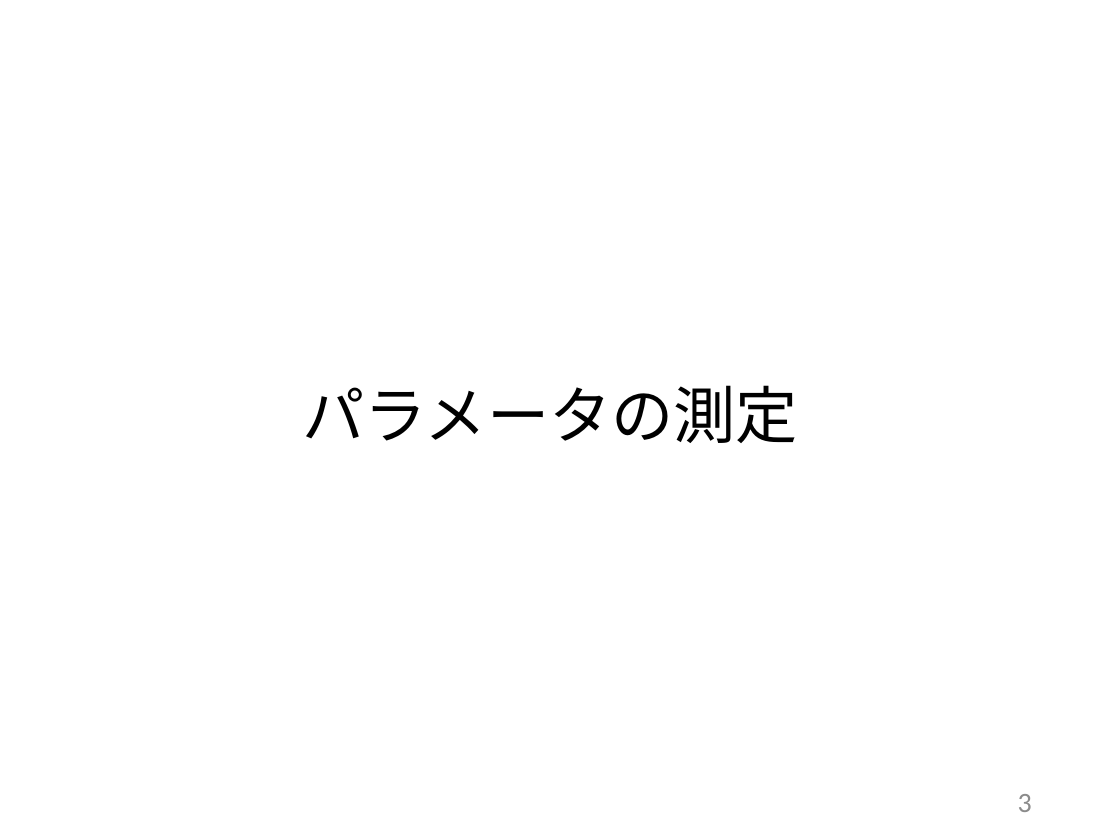
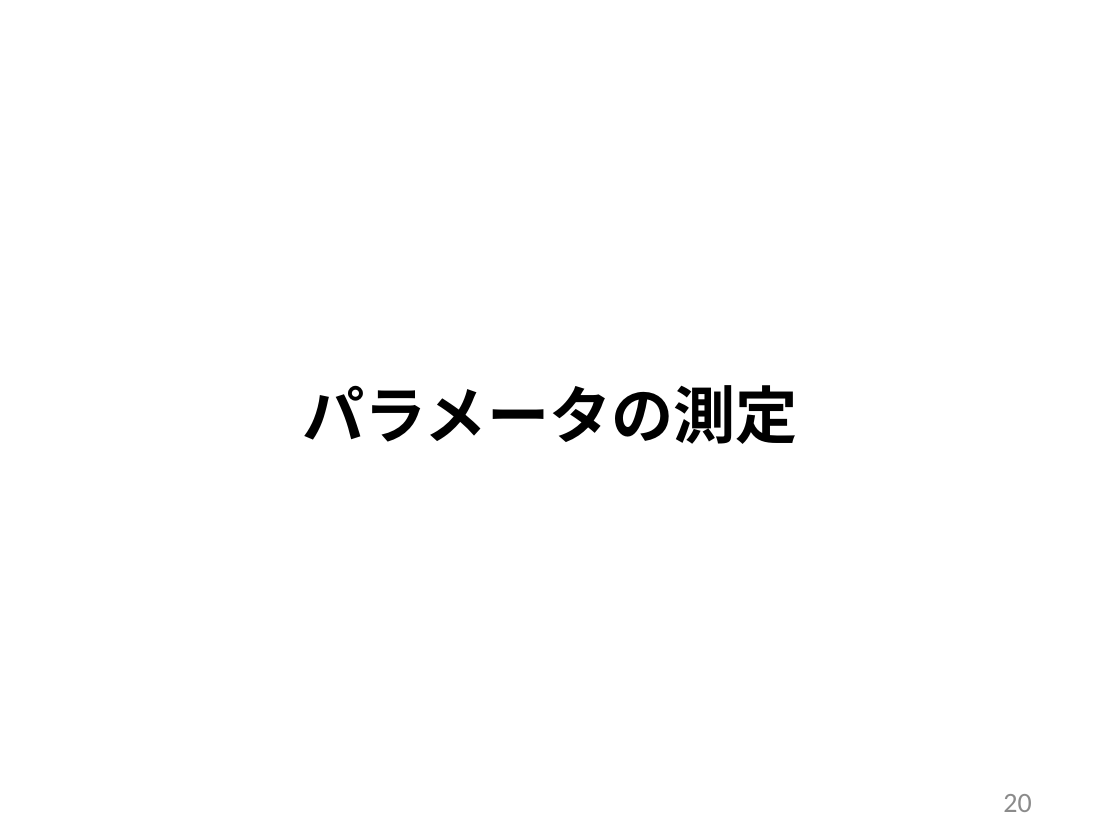
Before and after one commit to arabian9ts/Pendulum, a slide deck: slide 20 of presenntation/pendulum_theory.pptx (slide 3 before the commit). Drawn at 1120x840 pixels with LibreOffice and Linux fonts; fonts in the diff are those of the drawing. Boxes give left, top, right and bottom in pixels: in the first picture for what was removed or moved away, otherwise in the second. Text is boxed around its words. In the diff, an @@ line names an element or a change of style, - is before the commit and + after.

Commit message:
update: presentation pptx

```diff
--- a/presenntation/pendulum_theory.pptx
+++ b/presenntation/pendulum_theory.pptx
@@ title "パラメータの測定" at (302,385,797,444): bold on @@
@@ page number at (1003,794,1031,812): text changed @@
-3
+20
```
Also in this commit, not shown: 18 slides added, 1 slide removed.
